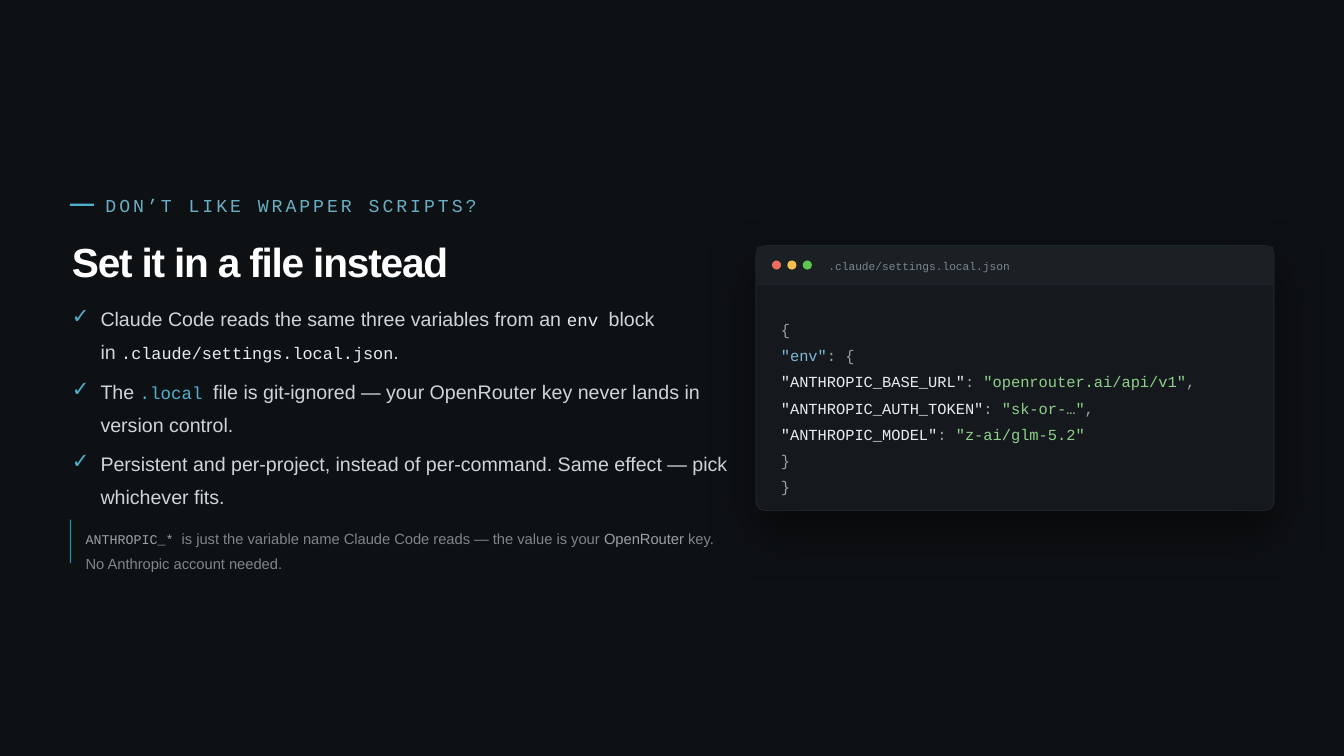
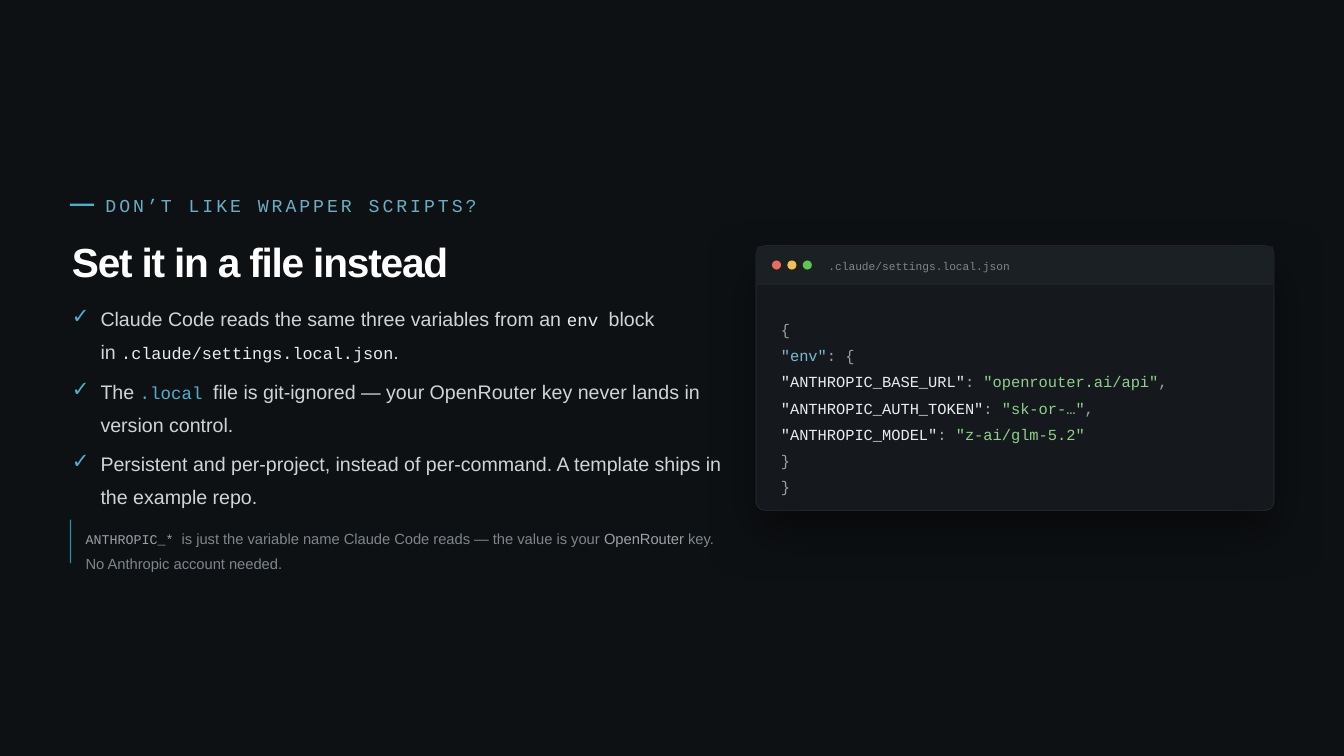
Before and after one commit to kousen/claude-code-up-and-running-examples, a slide deck: slide 7 of youtube/Claude_Code_with_OpenRouter.pptx. Drawn at 1344x756 pixels with LibreOffice and Linux fonts; fonts in the diff are those of the drawing. Boxes give left, top, right and bottom in pixels: in the first picture for what was removed or moved away, otherwise in the second. Text is boxed around its words. In the diff, an @@ line names an element or a change of style, - is before the commit and + after.

```diff
--- a/youtube/Claude_Code_with_OpenRouter.pptx
+++ b/youtube/Claude_Code_with_OpenRouter.pptx
@@ text at (x1=781, y1=376, x2=1167, y2=390): text changed; text colour #8FD08A to #E8ECEF @@
-"ANTHROPIC_BASE_URL": "openrouter.ai/api/v1",
+"ANTHROPIC_BASE_URL": "openrouter.ai/api",
@@ text at (x1=101, y1=456, x2=721, y2=508): text changed @@
-Persistent and per-project, instead of per-command. Same effect — pick whichever fits.
+Persistent and per-project, instead of per-command. A template ships in the example repo.
```
Also in this commit, not shown: 1 other slide changed, 3 other files.
